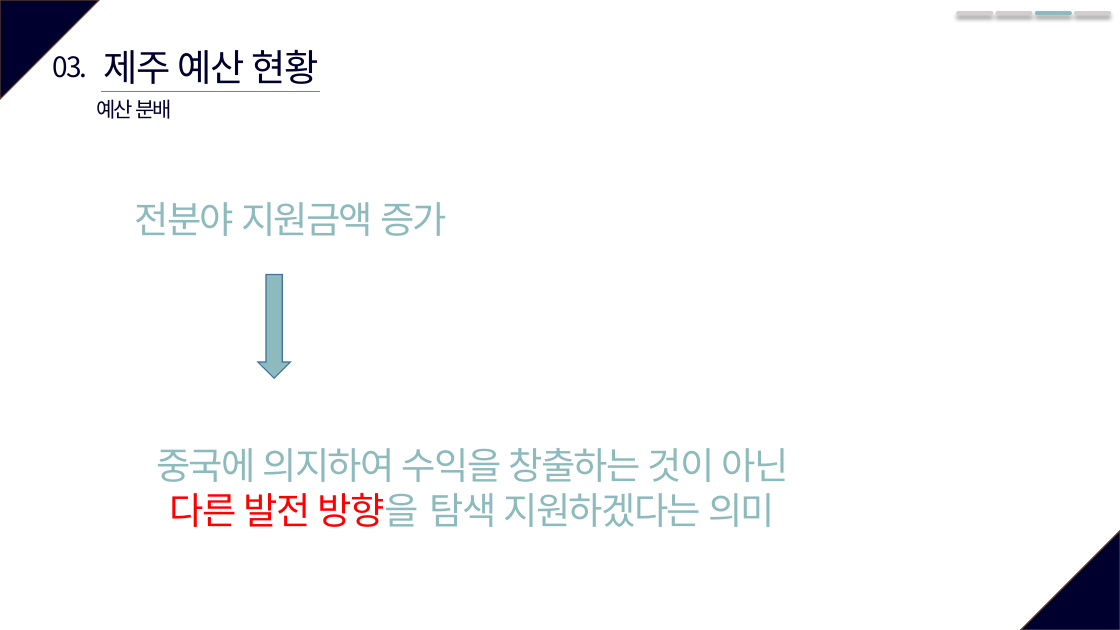
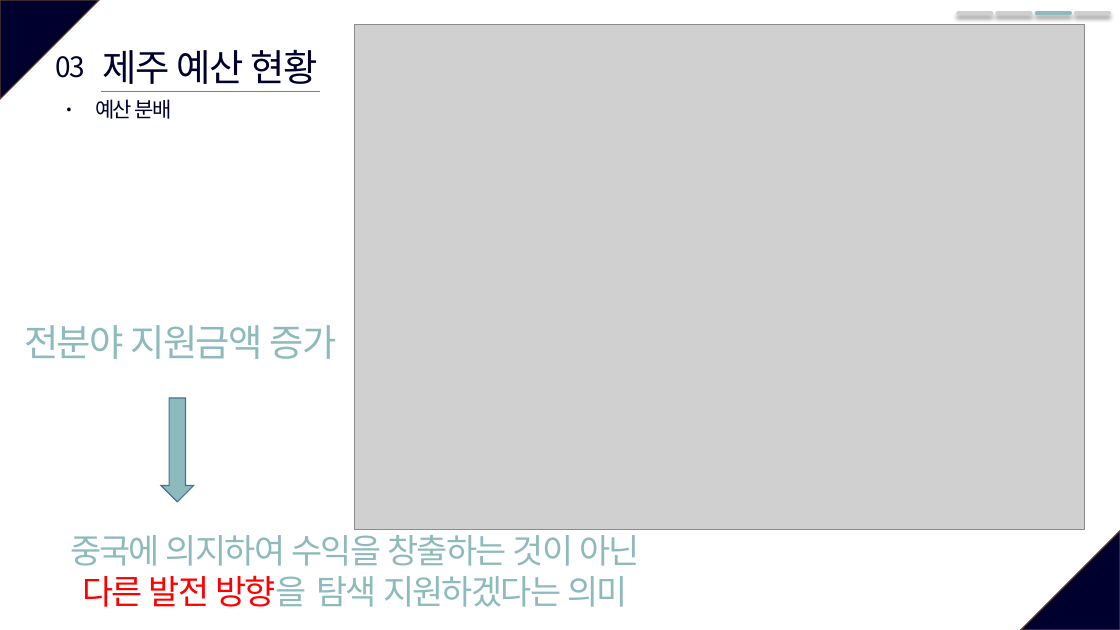
Before and after one commit to so-jeong0127/6-project, a slide deck: slide 12 of 6조_외부환경영향.pptx. Drawn at 1120x630 pixels with LibreOffice and Linux fonts; fonts in the diff are those of the drawing; grey boxes stand for pictures. Boxes give left, top, right and bottom in pixels: in the first picture for what was removed or moved away, otherwise in the second. Text is boxed around its words. In the diff, an @@ line names an element or a change of style, - is before the commit and + after.

```diff
--- a/6조_외부환경영향.pptx
+++ b/6조_외부환경영향.pptx
@@ picture added at [355,25,1085,530] @@
@@ text "03." rewrapped from [52,56,87,78] to [56,56,85,78] @@
@@ text "전분야 지원금액 증가": place and size @@
-text "전분야 지원금액 증가" at [134,202,447,236]
+text "전분야 지원금액 증가" at [24,325,337,359]
@@ down arrow: place and size @@
-down arrow at [258,275,291,379]
+down arrow at [161,398,194,502]
@@ down arrow at [161,398,194,502]: proportions changed @@
@@ text "중국에 의지하여 수익을 창출하는 것이 ...": place and size @@
-text "중국에 의지하여 수익을 창출하는 것이 ..." at [156,448,789,527]
+text "중국에 의지하여 수익을 창출하는 것이 ..." at [70,529,640,607]
@@ text "중국에 의지하여 수익을 창출하는 것이 ..." at [70,529,640,607]: size 32 to 29 pt @@
```
Also in this commit, not shown: 2 other slides changed, 1 slide added, 2 other files.
